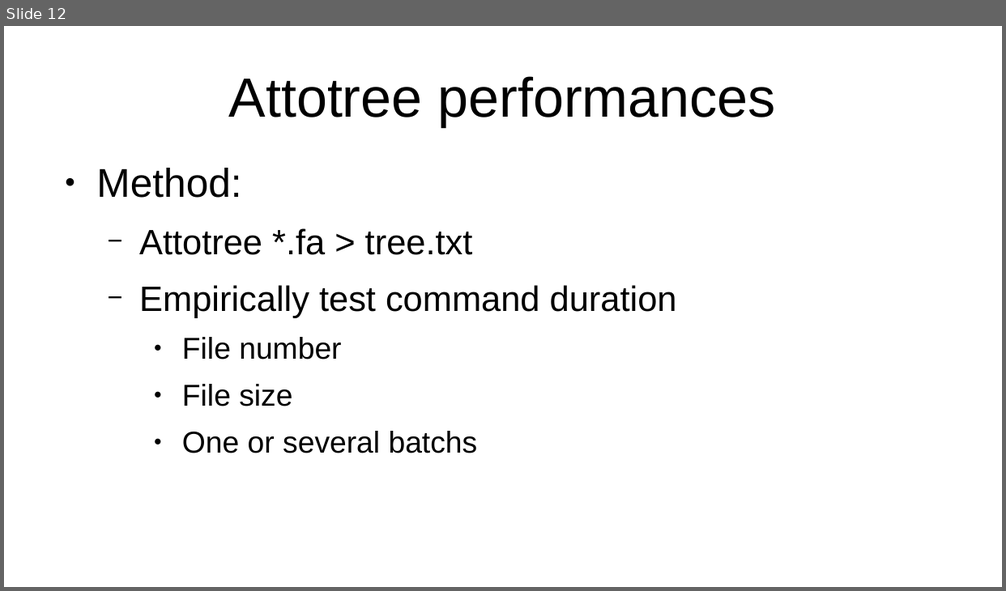
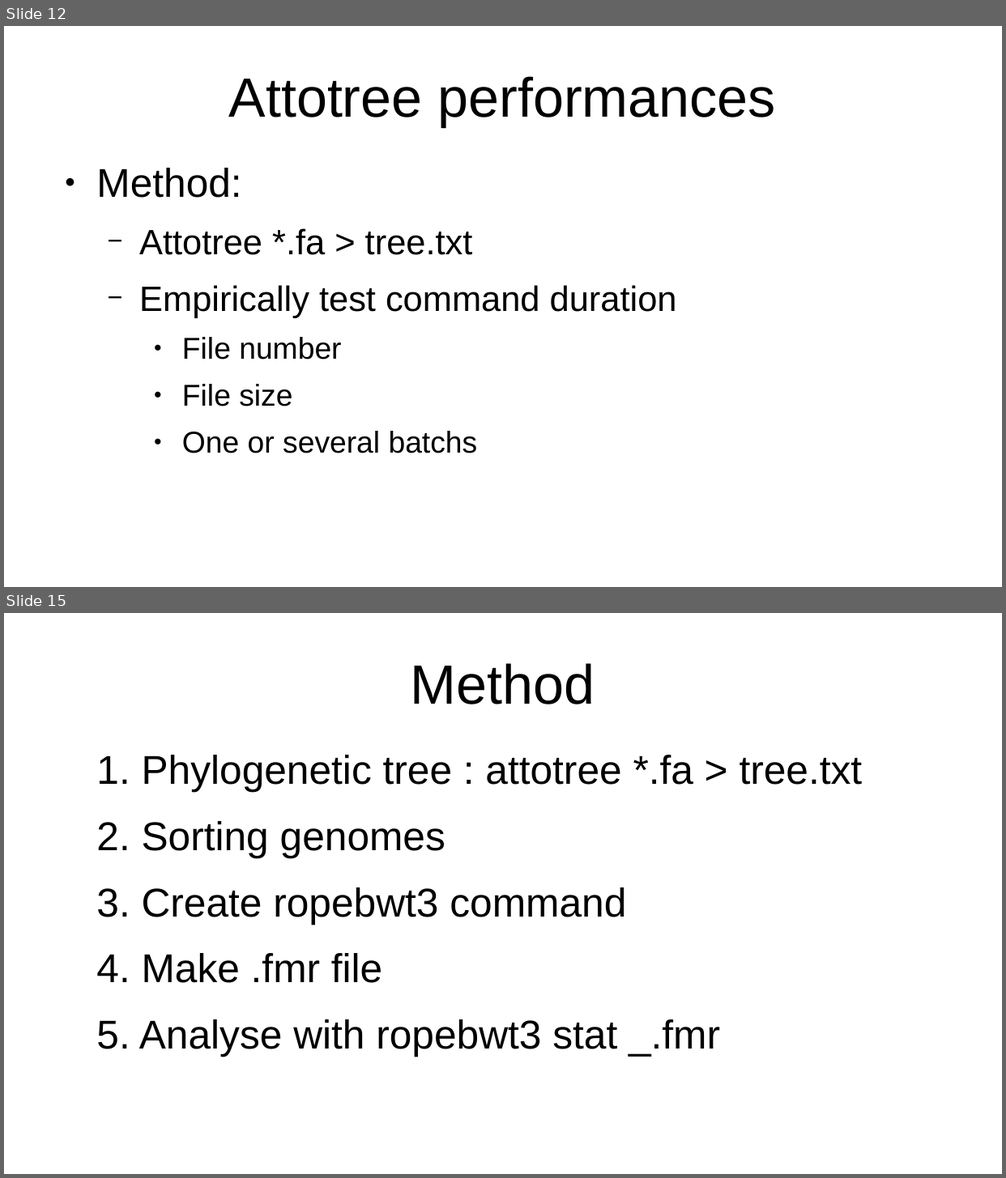
Before and after one commit to AntaoA/Amory_BWT_M1_project_Bioinfo, a slide deck: Diapo.odp. Shown one above the other, each under a label of ours: slide 12 before the commit, slides 12 and 15 after it; the slides between them are not shown. The pictures are 1006x591 and 1006x1178 pixels, drawn with LibreOffice and Linux fonts; fonts in the diff are those of the drawing. Boxes give left, top, right and bottom in pixels: in the first picture for what was removed or moved away, otherwise in the second. Text is boxed around its words. In the diff, an @@ line names an element or a change of style, - is before the commit and + after.

```diff
--- a/Diapo.odp
+++ b/Diapo.odp
@@ slide 15 added at bbox=[4, 613, 1002, 1174], background #FFFFFF @@
@@ title added at bbox=[411, 663, 595, 705], 44 pt, text #000000 @@
+Method
@@ text added at bbox=[96, 755, 863, 1056], 32 pt, text #000000 @@
+1. Phylogenetic tree : attotree *.fa > tree.txt
+2. Sorting genomes
+3. Create ropebwt3 command
+4. Make .fmr file
+5. Analyse with ropebwt3 stat _.fmr
```
Also in this commit, not shown: 2 other slides added, 1 slide removed, 47 other files.
